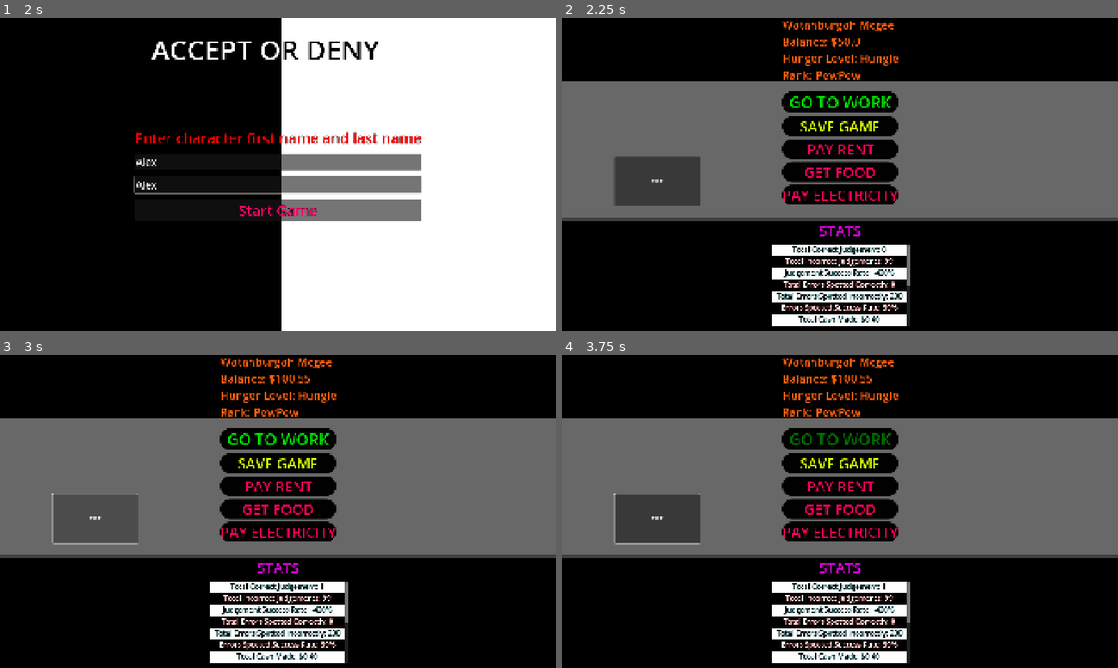
Above: before the commit, frames 1-4 (two rows, left to right).
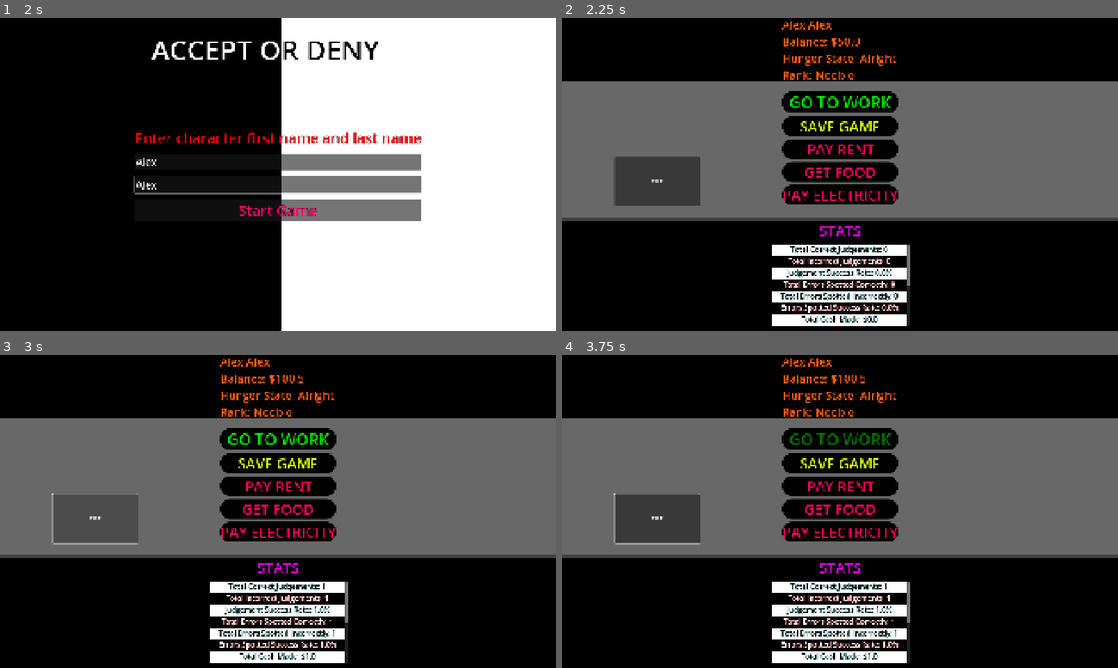
Above: after the commit, the same moments.

Repository: HiImTonyy/acceptordeny
Game: Godot game, scene res://scenes/main_menu.tscn
Same seed, same stepped clock (60 frames per second), same inputs: the game is played once before the commit and once after it.
Inputs (mouse positions are in pixels of both pictures, inside the frame that each line leads up to):
- Up to frame 1 (2 s): click "New Game" at 0.5 s; click (278, 161) at 1.27 s; type "Alex" at 1.35 s; click (278, 183) at 1.5 s; type "Alex" at 1.58 s
- Up to frame 2 (2.25 s): click "Start Game" at 2 s
- Up to frame 3 (3 s): click "TEST" at 2.75 s
- Up to frame 4 (3.75 s): click "GO TO WORK" at 3.5 s

Frame 1 is identical in both runs. In frame 2, 2.4% of the frame differs, in the area x 38-62%, y 1-98%; in frame 3, 2.4%; in frame 4, 2.4%.

Commit message:
Update U.I function for home now updates all player variables.

Diff:
--- a/project.godot
+++ b/project.godot
@@ -18,6 +18,7 @@
 [autoload]
 
 player="*res://scenes/player.tscn"
+playerstats="*res://scenes/player_stats.tscn"
 
 [display]
 
--- a/scenes/home.tscn
+++ b/scenes/home.tscn
@@ -31,12 +31,26 @@
 border_width_bottom = 5
 border_color = Color(0, 0, 0, 1)
 
-[node name="Main" type="Node2D" node_paths=PackedStringArray("label_player_name", "label_player_cash", "label_hunger_level", "label_rank")]
+[node name="Main" type="Node2D" node_paths=PackedStringArray("label_player_name", "label_player_cash", "label_hunger_level", "label_rank", "label_stats_total_correct_judgements", "label_stats_total_incorrect_judgements", "label_stats_judgement_success_rate", "label_stats_total_errors_spotted_correctly", "label_stats_total_errors_spotted_incorrectly", "label_stats_errors_spotted_success_rate", "label_stats_total_cash_made", "label_stats_total_food_paid", "label_stats_total_rent_paid", "label_stats_total_electricity_paid", "label_stats_total_bills_paid", "label_stats_highest_correct_judgement_streak", "label_stats_highest_incorrect_judgement_streak", "label_stats_highest_judgement_days_streak")]
 script = ExtResource("1_u4wd2")
 label_player_name = NodePath("HomeUI/TopUI/TopUIBackground/ContainerTopUI/LabelPlayerName")
 label_player_cash = NodePath("HomeUI/TopUI/TopUIBackground/ContainerTopUI/LabelCash")
 label_hunger_level = NodePath("HomeUI/TopUI/TopUIBackground/ContainerTopUI/LabelHungerLevel")
 label_rank = NodePath("HomeUI/TopUI/TopUIBackground/ContainerTopUI/LabelRank")
+label_stats_total_correct_judgements = NodePath("Control/StatsUI/VBoxContainer/VBoxContainer/LabelStatsTotalCorrectJudgements")
+label_stats_total_incorrect_judgements = NodePath("Control/StatsUI/VBoxContainer/VBoxContainer/LabelStatsTotalIncorrectJudgements")
+label_stats_judgement_success_rate = NodePath("Control/StatsUI/VBoxContainer/VBoxContainer/LabelStatsJudgementSuccessRate")
+label_stats_total_errors_spotted_correctly = NodePath("Control/StatsUI/VBoxContainer/VBoxContainer/LabelStatsTotalErrorsSpottedCorrectly")
+label_stats_total_errors_spotted_incorrectly = NodePath("Control/StatsUI/VBoxContainer/VBoxContainer/LabelStatsTotalErrorsSpottedIncorrectly")
+label_stats_errors_spotted_success_rate = NodePath("Control/StatsUI/VBoxContainer/VBoxContainer/LabelStatsErrorsSpottedSuccessRate")
+label_stats_total_cash_made = NodePath("Control/StatsUI/VBoxContainer/VBoxContainer/LabelStatsTotalCashMade")
+label_stats_total_food_paid = NodePath("Control/StatsUI/VBoxContainer/VBoxContainer/LabelStatsTotalFoodPaid")
+label_stats_total_rent_paid = NodePath("Control/StatsUI/VBoxContainer/VBoxContainer/LabelStatsTotalRentPaid")
+label_stats_total_electricity_paid = NodePath("Control/StatsUI/VBoxContainer/VBoxContainer/LabelStatsTotalElectricPaid")
+label_stats_total_bills_paid = NodePath("Control/StatsUI/VBoxContainer/VBoxContainer/LabelStatsTotalBillsPaid")
+label_stats_highest_correct_judgement_streak = NodePath("Control/StatsUI/VBoxContainer/VBoxContainer/LabelStatsHighestCorrectJudgementStreak")
+label_stats_highest_incorrect_judgement_streak = NodePath("Control/StatsUI/VBoxContainer/VBoxContainer/LabelStatsHighestIncorrectJudgementStreak")
+label_stats_highest_judgement_days_streak = NodePath("Control/StatsUI/VBoxContainer/VBoxContainer/LabelStatsHighestJudgementDaysStreak")
 
 [node name="HomeUI" type="CanvasLayer" parent="."]
 
--- /dev/null
+++ b/scenes/player_stats.tscn
@@ -0,0 +1,6 @@
+[gd_scene load_steps=2 format=3 uid="uid://bm5dttqr75ssr"]
+
+[ext_resource type="Script" uid="uid://ce3c1bat16t1s" path="res://scripts/player_stats.gd" id="1_0n8io"]
+
+[node name="PlayerStats" type="Node"]
+script = ExtResource("1_0n8io")
--- a/scripts/home.gd
+++ b/scripts/home.gd
@@ -1,27 +1,73 @@
 extends Node2D
 
+# TOP UI
 @export var label_player_name : Label
 @export var label_player_cash : Label
 @export var label_hunger_level : Label
 @export var label_rank : Label
 
+# PLAYER STATS
+@export var label_stats_total_correct_judgements : Label
+@export var label_stats_total_incorrect_judgements : Label
+@export var label_stats_judgement_success_rate : Label
+@export var label_stats_total_errors_spotted_correctly : Label
+@export var label_stats_total_errors_spotted_incorrectly : Label
+@export var label_stats_errors_spotted_success_rate : Label
+@export var label_stats_total_cash_made : Label
+@export var label_stats_total_food_paid : Label
+@export var label_stats_total_rent_paid : Label
+@export var label_stats_total_electricity_paid : Label
+@export var label_stats_total_bills_paid : Label
+@export var label_stats_highest_correct_judgement_streak : Label
+@export var label_stats_highest_incorrect_judgement_streak : Label
+@export var label_stats_highest_judgement_days_streak : Label
+
+
 func _ready():
 	update_ui()
-	#label_player_name.text = "Name: " + player.first_name + " " + player.last_name
-	#label_player_cash.text = "Balance: " + "$" + str(snapped(player.cash, 0.01))
 
 
 func _on_button_button_down() -> void:
-	player.cash += 50.55
-	player.total_correct_judgements += 1
+	player.cash += 50.50
+	playerstats.total_correct_judgements += 1
+	playerstats.total_incorrect_judgements += 1
+	playerstats.judgement_success_rate += 1.00
+	playerstats.total_errors_spotted_correctly += 1
+	playerstats.total_errors_spotted_incorrectly += 1
+	playerstats.errors_spotted_success_rate += 1.00
+	playerstats.total_cash_made += 1
+	playerstats.total_food_paid += 1
+	playerstats.total_rent_paid += 1
+	playerstats.total_electricity_paid +=1
+	playerstats.total_bills_paid +=1
+	playerstats.highest_correct_judgement_streak += 1
+	playerstats.highest_incorrect_judgement_streak += 1
+	playerstats.highest_judgement_days_streak +=1
 	update_ui()
 
 
 func update_ui():
+	player.current_hunger_state = player.hunger_state.keys()[player.hunger]
+	player.current_rank_state = player.rank_state.keys()[player.rank]
+
+	# TOP U.I
+	label_player_name.text = player.first_name + " " + player.last_name
 	label_player_cash.text = "Balance: " + "$" + str(snapped(player.cash, 0.01))
-	$Control/StatsUI/VBoxContainer/VBoxContainer/LabelStatsTotalCorrectJudgements.text = "Total Correct Judgement: " + str(player.total_correct_judgements)
-	pass
+	label_hunger_level.text = "Hunger State: " + player.current_hunger_state
+	label_rank.text = "Rank: " + player.current_rank_state
 
-
-func _on_player_update_stats_signal() -> void:
-	print("whhw")
+	# PLAYER STATS
+	label_stats_total_correct_judgements.text = "Total Correct Judgements: " + str(playerstats.total_correct_judgements)
+	label_stats_total_incorrect_judgements.text = "Total Incorrect Judgements: " + str(playerstats.total_incorrect_judgements)
+	label_stats_judgement_success_rate.text = "Judgement Success Rate: " + str(snapped(playerstats.judgement_success_rate, 0.01)) + "%"
+	label_stats_total_errors_spotted_correctly.text = "Total Errors Spotted Correctly: " + str(playerstats.total_errors_spotted_correctly)
+	label_stats_total_errors_spotted_incorrectly.text = "Total Errors Spotted Incorrectly: " + str(playerstats.total_errors_spotted_incorrectly)
+	label_stats_errors_spotted_success_rate.text = "Errors Spotted Success Rate: " + str(snapped(playerstats.errors_spotted_success_rate, 0.01)) + "%"
+	label_stats_total_cash_made.text = "Total Cash Made: " + "$" + str(playerstats.total_cash_made)
+	label_stats_total_food_paid.text = "Total Food Paid: " + "$" + str(playerstats.total_food_paid)
+	label_stats_total_rent_paid.text = "Total Rent Paid: " + "$" + str(playerstats.total_rent_paid)
+	label_stats_total_electricity_paid.text = "Total Electricity Paid: " + "$" + str(playerstats.total_electricity_paid)
+	label_stats_total_bills_paid.text = "Total Bills Paid: " + "$" + str(playerstats.total_bills_paid)
+	label_stats_highest_correct_judgement_streak.text = "Highest Correct Judgement Streak: " + str(playerstats.highest_correct_judgement_streak)
+	label_stats_highest_incorrect_judgement_streak.text = "Highest Incorrect Judgement Streak: " + str(playerstats.highest_incorrect_judgement_streak)
+	label_stats_highest_judgement_days_streak.text = "Highest Judgement Days Streak: " + str(playerstats.highest_judgement_days_streak)
--- a/scripts/main_menu.gd
+++ b/scripts/main_menu.gd
@@ -15,19 +15,36 @@
 	if input_first_name.text and input_last_name.text != "":
 		player.first_name = input_first_name.text
 		player.last_name = input_last_name.text
-		print("FIRST" + str(player.cash))
+		set_player_shit()
+
 		get_tree().change_scene_to_file("res://scenes/home.tscn")
 	else:
 		$MenuUI/InputContainers/LabelInputTitle.text = "NEITHER FIRST NAME AND LAST NAME CAN BE BLANK!"
 
 
 
-func set_player_stats():
+func set_player_shit():
+	# just player
 	player.cash = 50.00
-	# player.rank = player.rank_state.keys()[player.set_current_rank_state]
-	player.daily_wage = 50
+	player.rank = player.rank_state.Noobie
+	player.hunger = player.hunger_state.Alright
+	player.daily_wage = 50.00
 	player.went_to_work = false
-	# player.set_hunger_state = player.hunger_state.Alright
-	# player.hunger.hunger_state.keys()[player.set_current_hunger_state]
 	player.times_ate_today = 0
 	player.total_food_items = 0
+
+	# player stats
+	playerstats.total_correct_judgements = 0
+	playerstats.total_incorrect_judgements = 0
+	playerstats.judgement_success_rate = 0.00
+	playerstats.total_errors_spotted_correctly = 0
+	playerstats.total_errors_spotted_incorrectly = 0
+	playerstats.errors_spotted_success_rate = 0.00
+	playerstats.total_cash_made = 0.00
+	playerstats.total_food_paid = 0.00
+	playerstats.total_rent_paid = 0.00
+	playerstats.total_electricity_paid  = 0.00
+	playerstats.total_bills_paid = 0.00
+	playerstats.highest_correct_judgement_streak = 0
+	playerstats.highest_incorrect_judgement_streak = 0
+	playerstats.highest_judgement_days_streak = 0
--- a/scripts/player.gd
+++ b/scripts/player.gd
@@ -7,10 +7,9 @@
 enum rank_state {Noobie, Junior, Officer, Senior_officer, Master}
 var current_rank_state = rank_state.Noobie
 var rank = rank_state.keys()[current_rank_state]
-enum hunger_state {Dying, Very_Hugry, Hungry, Alright, Great, Full, Fatso}
-var current_hunger_state = hunger_state.Great
-var hunger = hunger_state.keys()[current_hunger_state]
+enum hunger_state {Dying, Starving, Hungry, Alright, Great, Full, Fatso}
+var hunger = hunger_state.Fatso
+var current_hunger_state = hunger_state.keys()[hunger]
 var went_to_work = false
 var times_ate_today
 var total_food_items
-var total_correct_judgements = 0
--- /dev/null
+++ b/scripts/player_stats.gd
@@ -0,0 +1,16 @@
+extends Node
+
+var total_correct_judgements = 0
+var total_incorrect_judgements = 0
+var judgement_success_rate : float = 0.00
+var total_errors_spotted_correctly = 0
+var total_errors_spotted_incorrectly = 0
+var errors_spotted_success_rate : float = 0.00
+var total_cash_made : float = 0.00
+var total_food_paid : float = 0.00
+var total_rent_paid : float = 0.00
+var total_electricity_paid : float = 0.00
+var total_bills_paid : float = 0.00
+var highest_correct_judgement_streak = 0
+var highest_incorrect_judgement_streak = 0
+var highest_judgement_days_streak = 0
Not shown, added: scripts/player_stats.gd.uid
